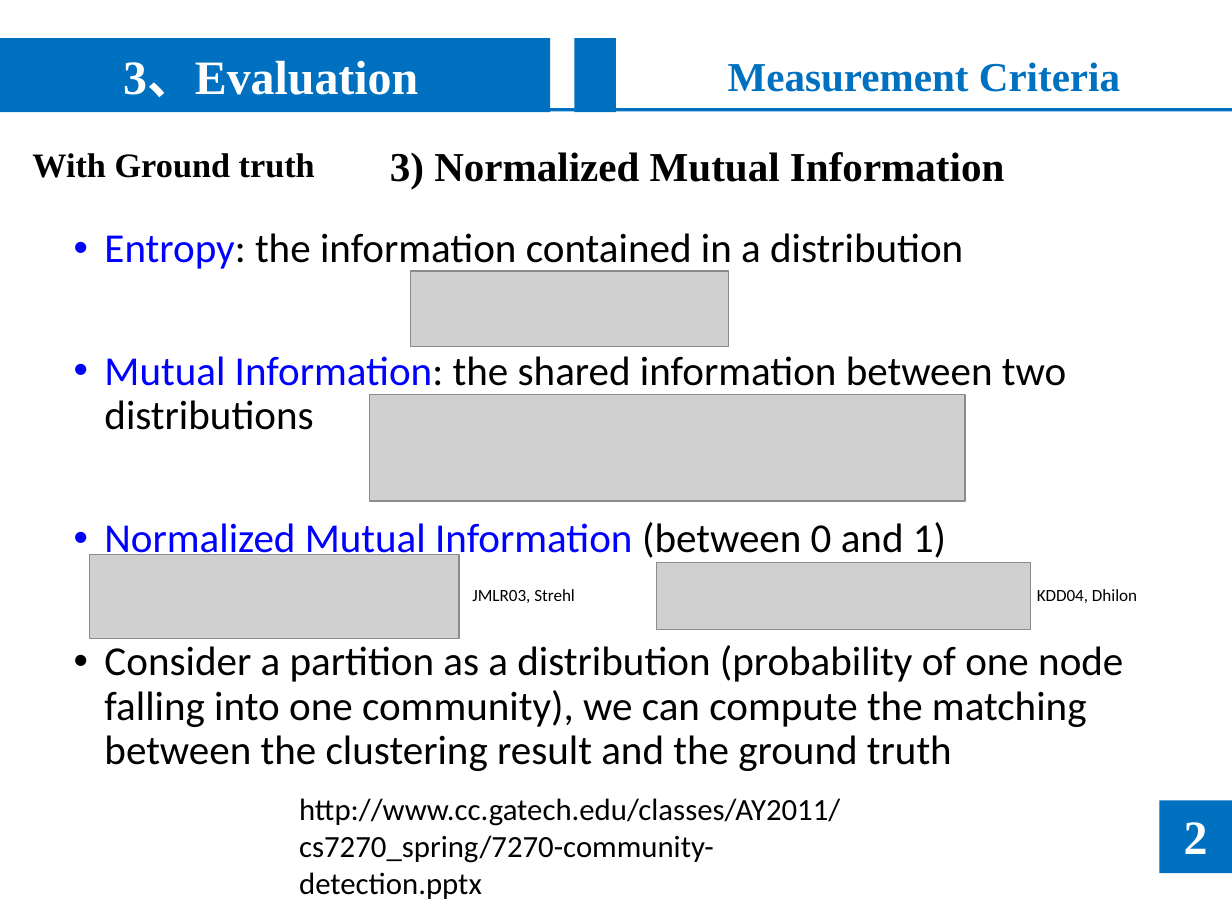
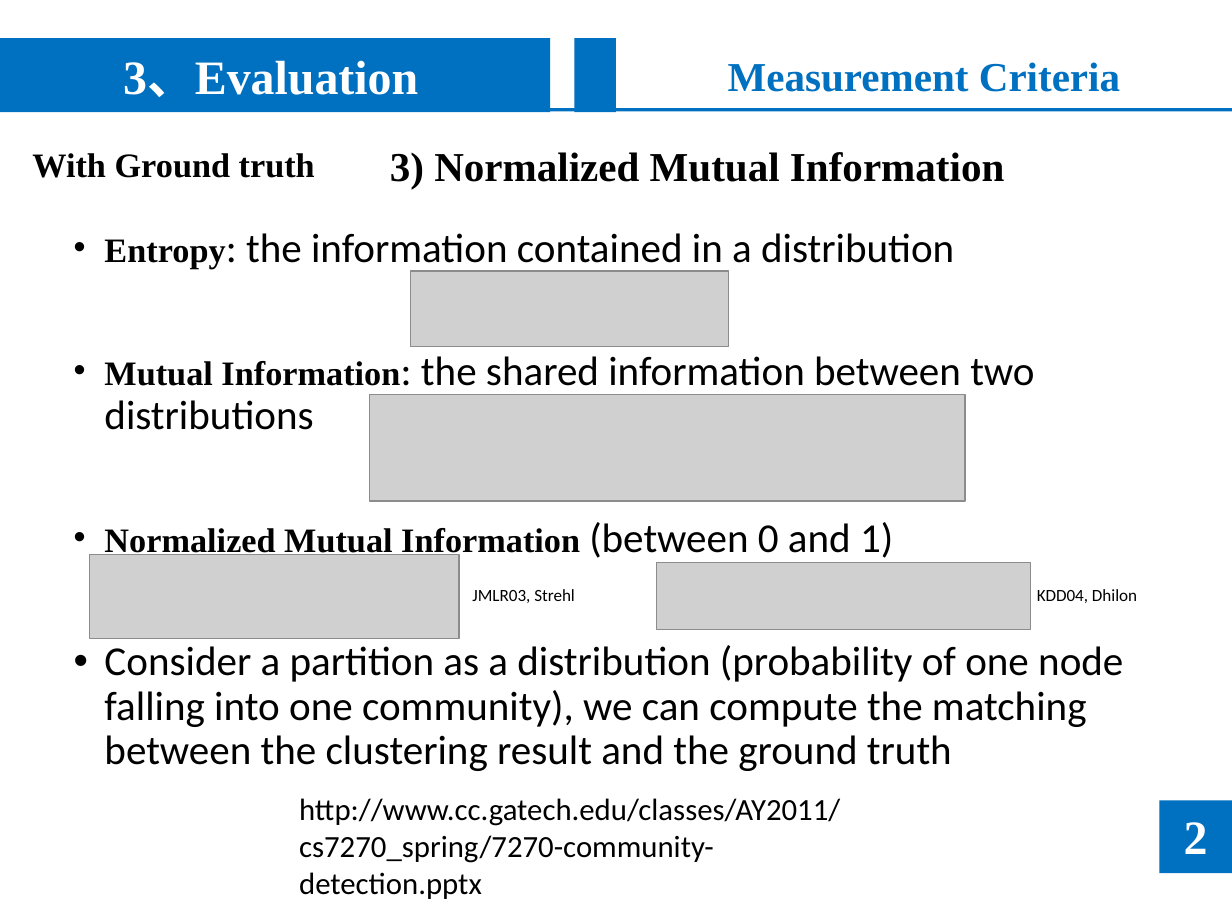
Before and after one commit to noyousjtu/Community-Detection, a slide deck: slide 17 of presentation/Community Detection.ppt (slide 13 before the commit). Drawn at 1232x924 pixels with LibreOffice and Linux fonts; fonts in the diff are those of the drawing; grey boxes stand for pictures; background and template pictures are left out. Boxes give left, top, right and bottom in pixels: in the first picture for what was removed or moved away, otherwise in the second. Text is boxed around its words. In the diff, an @@ line names an element or a change of style, - is before the commit and + after.

```diff
--- a/presentation/Community Detection.ppt
+++ b/presentation/Community Detection.ppt
@@ text at <box>104,233,1034,563</box>: size 24 to 20 pt, font Calibri to Times New Roman, text colour #0000FF to #000000, bold on in "Entropy:", "Mutual Information:", "Normalized Mutual Information"; bullet colour #0000FF to #000000 @@
```
Also in this commit, not shown: 9 other slides changed, 9 slides added, 2 slides removed, 1 other file.
